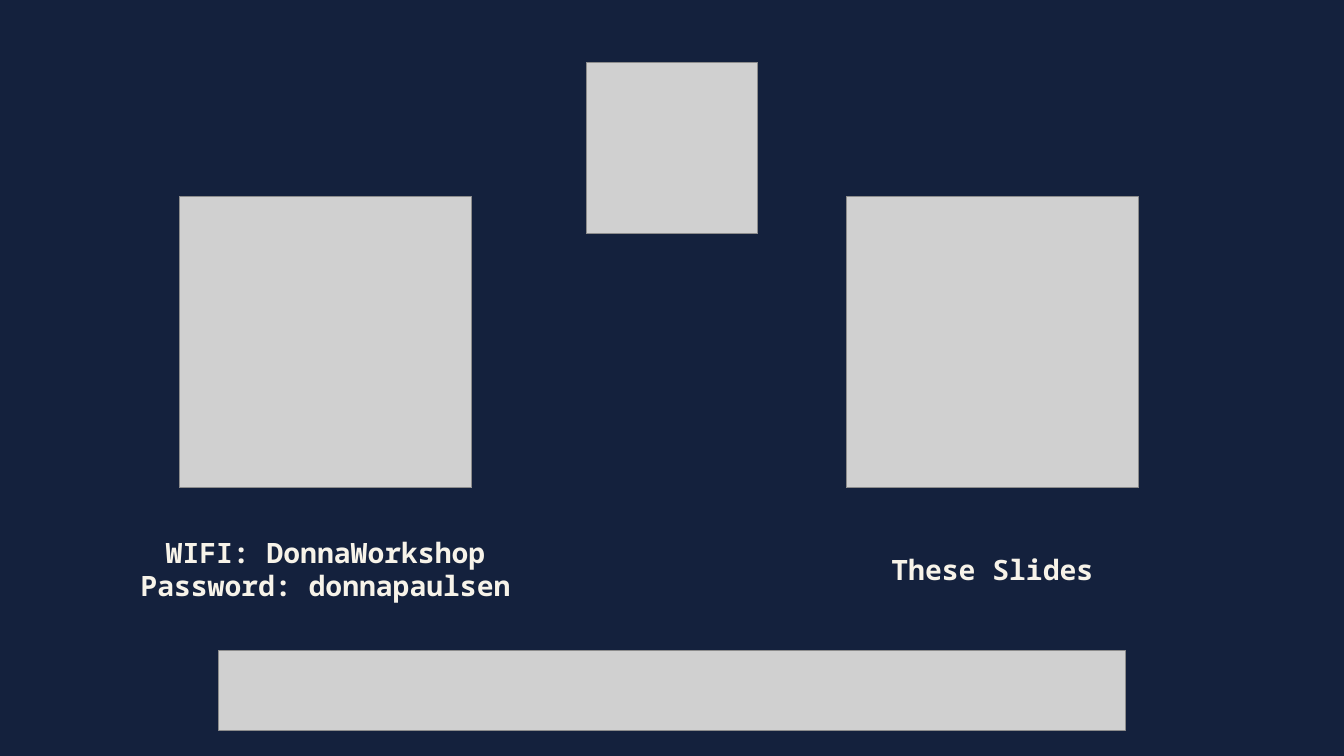
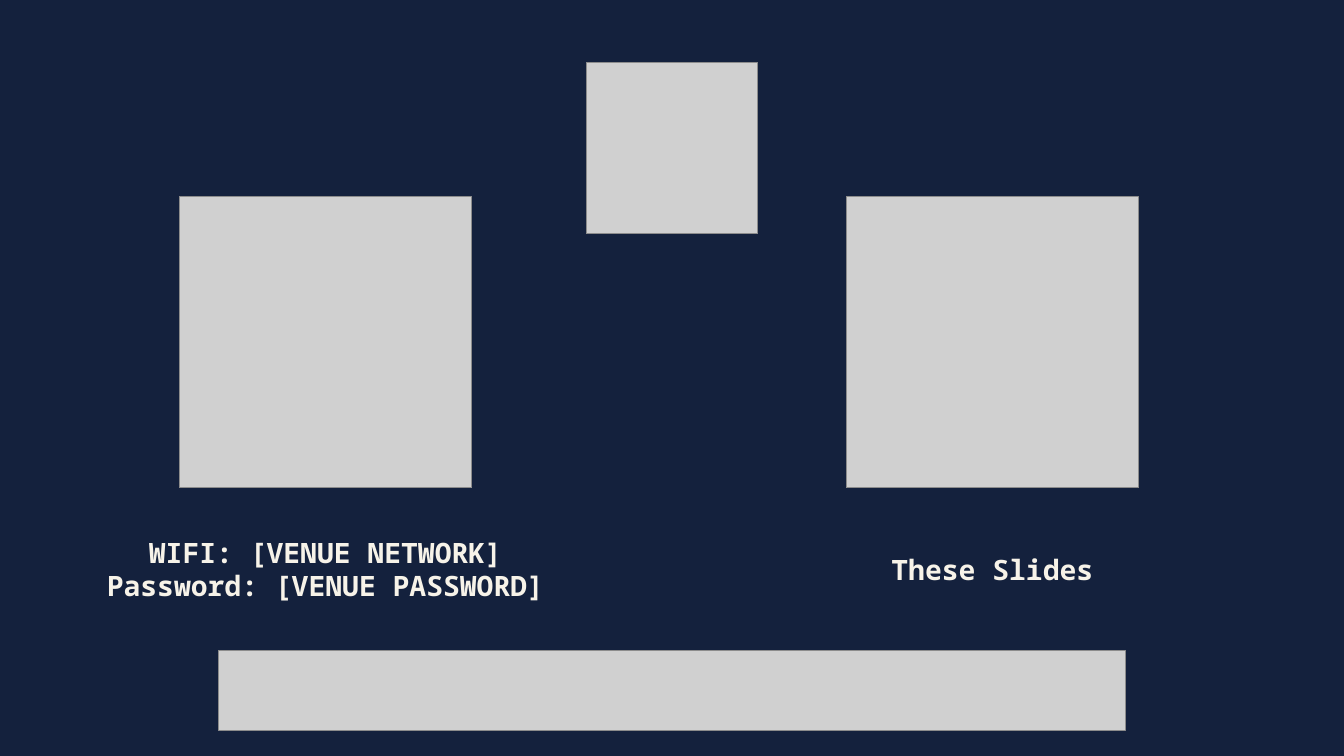
Before and after one commit to denisekgosnell/Donna, a slide deck: slide 1 of assets/build-your-own-donna.pptx. Drawn at 1344x756 pixels with LibreOffice and Linux fonts; fonts in the diff are those of the drawing; grey boxes stand for pictures. Boxes give left, top, right and bottom in pixels: in the first picture for what was removed or moved away, otherwise in the second. Text is boxed around its words. In the diff, an @@ line names an element or a change of style, - is before the commit and + after.

```diff
--- a/assets/build-your-own-donna.pptx
+++ b/assets/build-your-own-donna.pptx
@@ text at [107,542,544,601]: text changed @@
-WIFI: DonnaWorkshop
-Password: donnapaulsen
+WIFI: [VENUE NETWORK]
+Password: [VENUE PASSWORD]
```
Also in this commit, not shown: 10 other slides changed, 6 slides added, 10 other files.
